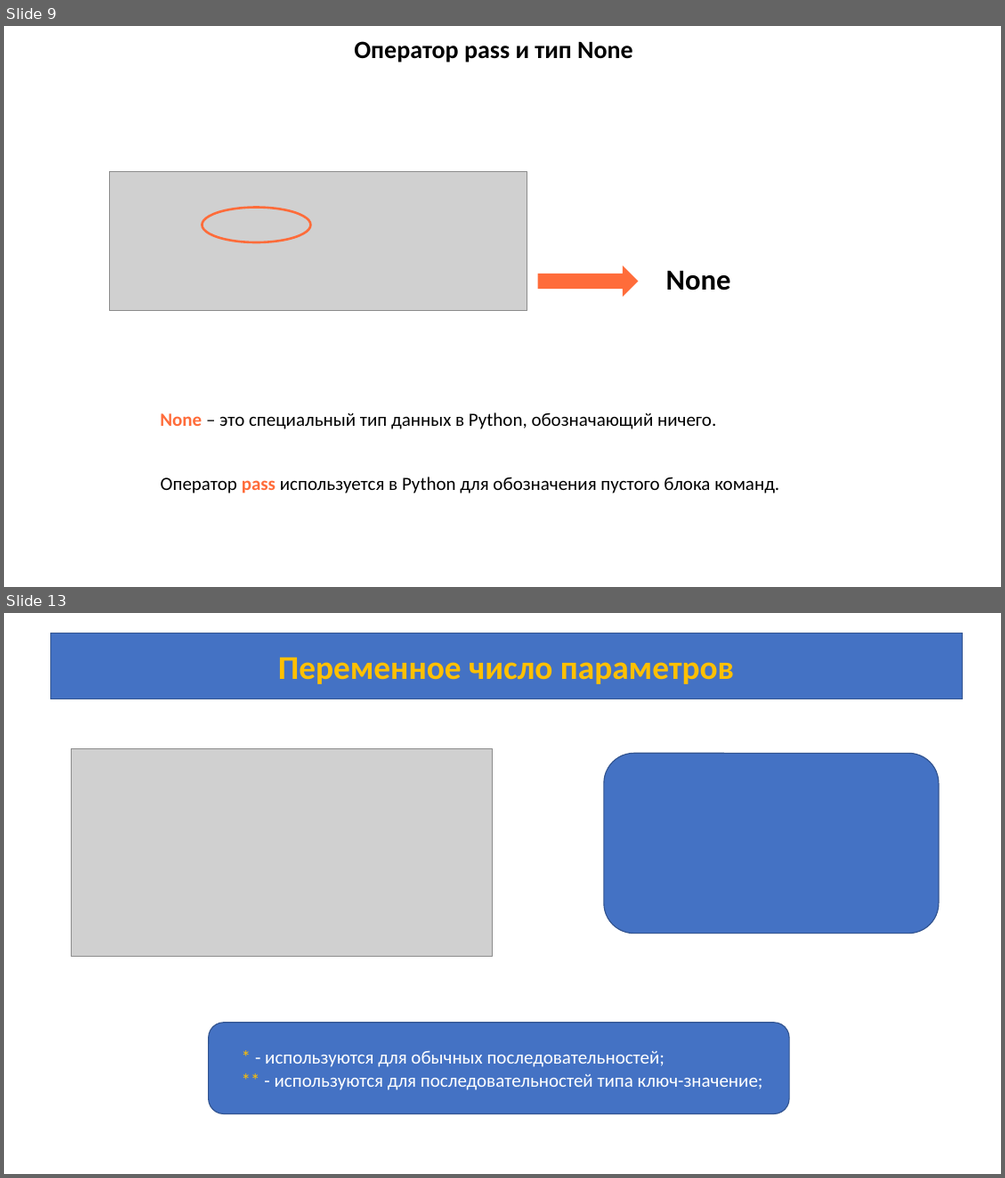
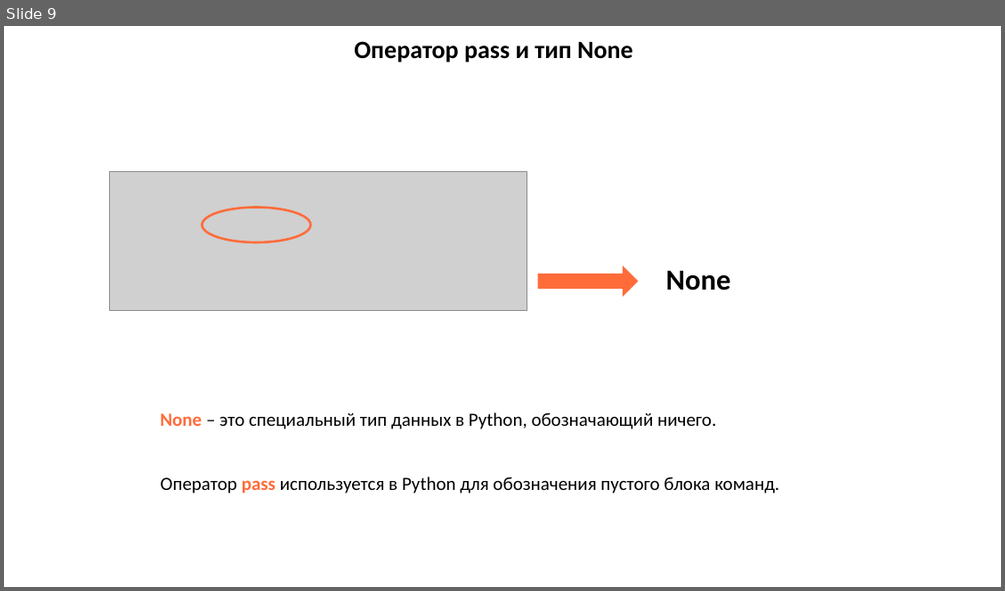
Before and after one commit to azamat7087/python_lessons_ver.2, a slide deck: lesson 5/Lesson_5.pptx. Shown one above the other, each under a label of ours: slides 9 and 13 before the commit, slide 9 after it; the slides between them are not shown. The pictures are 1005x1178 and 1005x591 pixels, drawn with LibreOffice and Linux fonts; fonts in the diff are those of the drawing; grey boxes stand for pictures. Boxes give left, top, right and bottom in pixels: in the first picture for what was removed or moved away, otherwise in the second. Text is boxed around its words. In the diff, an @@ line names an element or a change of style, - is before the commit and + after.

```diff
--- a/lesson 5/Lesson_5.pptx
+++ b/lesson 5/Lesson_5.pptx
@@ slide 13 removed at <box>4,613,1001,1174</box>, background #FFFFFF @@
@@ rectangle removed at <box>50,633,962,699</box> @@
-Переменное число параметров
@@ picture removed at <box>72,749,493,957</box> @@
@@ rounded rectangle removed at <box>604,753,938,933</box> @@
@@ rounded rectangle removed at <box>208,1022,789,1113</box> @@
-* - используются для обычных последовательностей;
-** - используются для последовательностей типа ключ-значение;
```
Also in this commit, not shown: 5 other slides removed, 12 other files.
